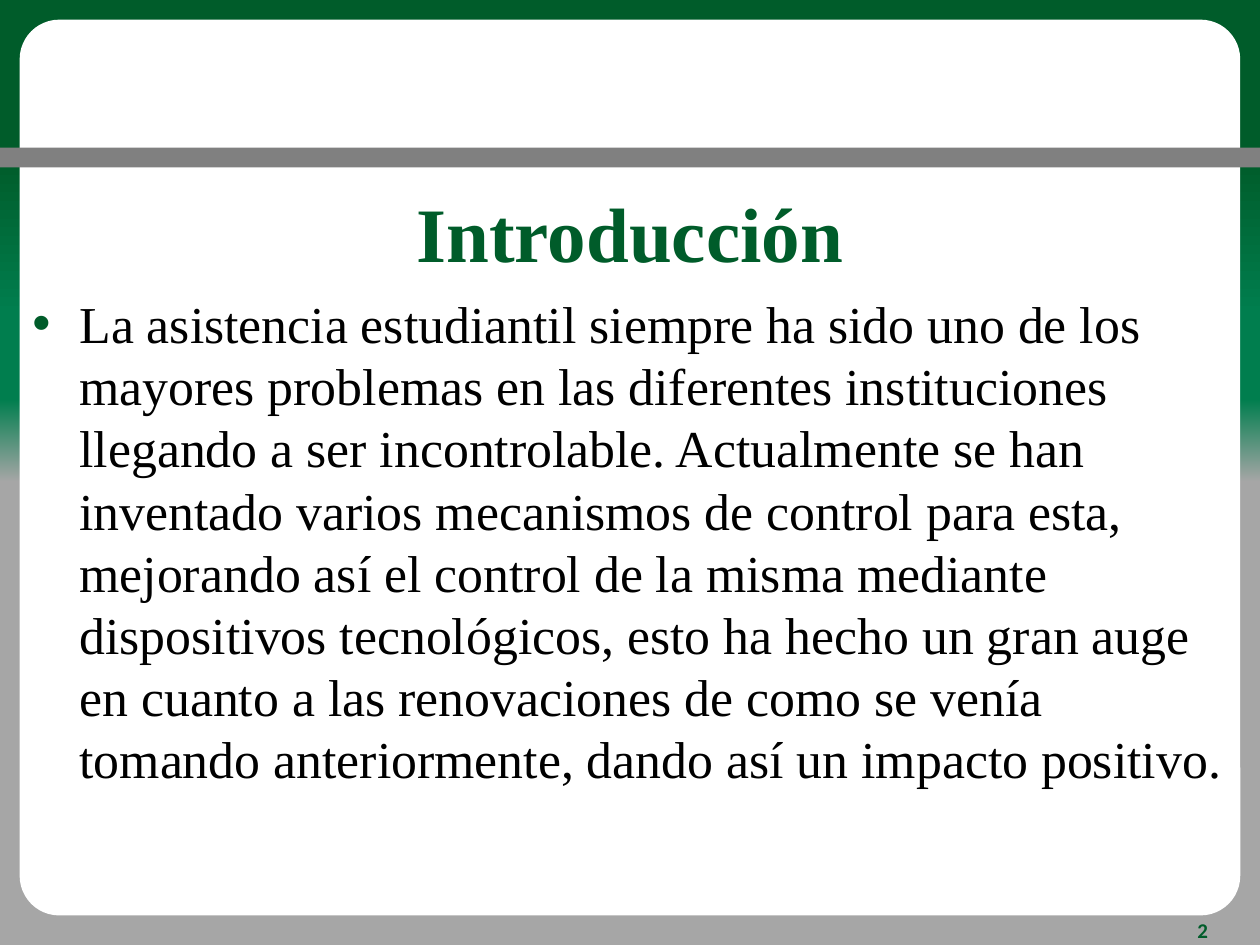
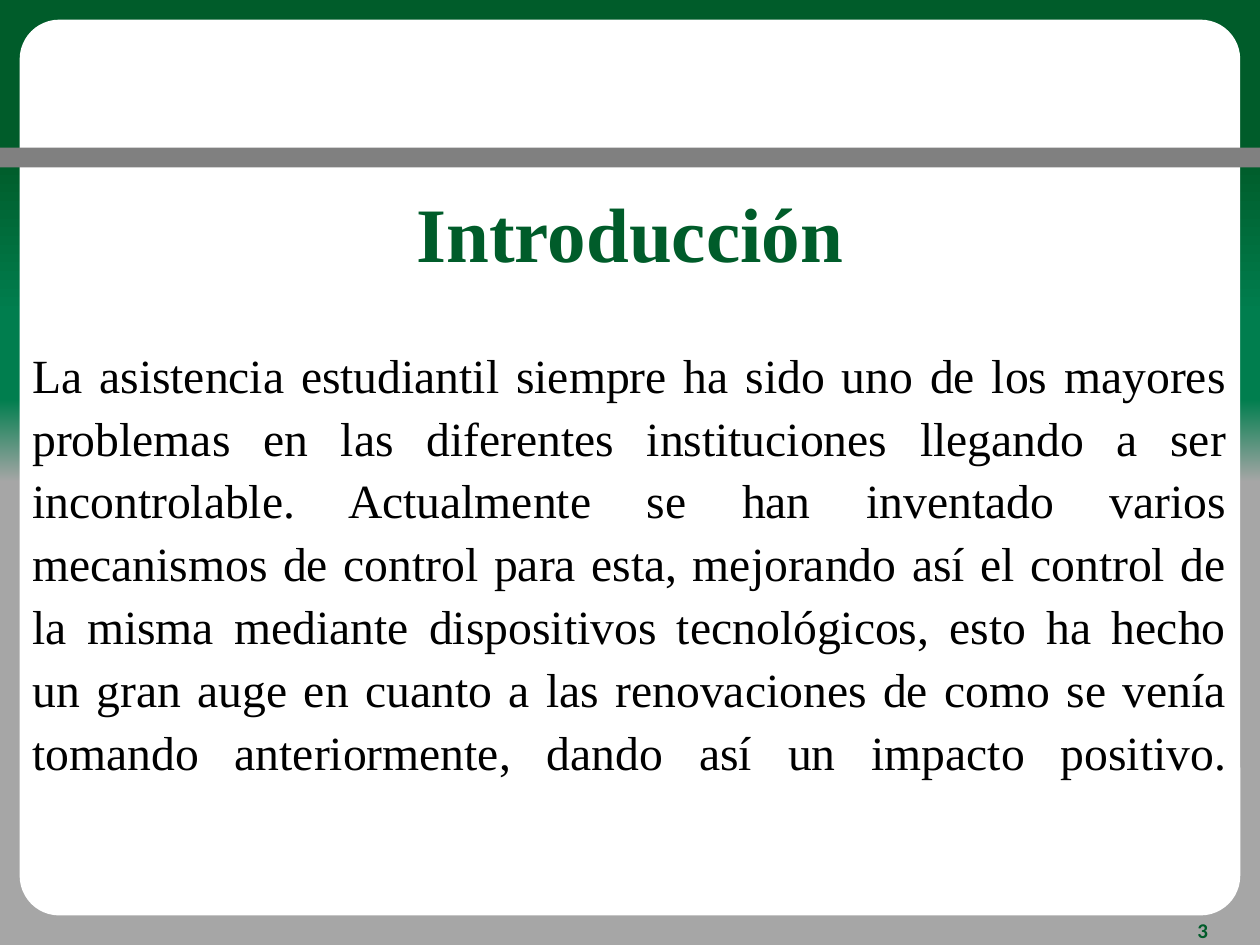
Before and after one commit to JDavidHR/Integrador, a slide deck: slide 3 of Documentos/Proyecto/Power_Point_Requerimientos.pptx (slide 2 before the commit). Drawn at 1260x945 pixels with LibreOffice and Linux fonts; fonts in the diff are those of the drawing; background and template pictures are left out. Boxes give left, top, right and bottom in pixels: in the first picture for what was removed or moved away, otherwise in the second. Text is boxed around its words. In the diff, an @@ line names an element or a change of style, - is before the commit and + after.

```diff
--- a/Documentos/Proyecto/Power_Point_Requerimientos.pptx
+++ b/Documentos/Proyecto/Power_Point_Requerimientos.pptx
@@ text "La asistencia estudiantil siempre ha ...": place and size @@
-text "La asistencia estudiantil siempre ha ..." at (80,307,1221,789)
+text "La asistencia estudiantil siempre ha ..." at (32,360,1226,780)
@@ text "La asistencia estudiantil siempre ha ..." at (32,360,1226,780): size 29.6 to 27.2 pt; alignment left to justified; bullet • to none; line spacing 1 to 1.1 @@
@@ page number at (1197,924,1208,938): text changed @@
-2
+3
```
Also in this commit, not shown: 10 other slides changed, 6 slides added, 4 slides removed.
